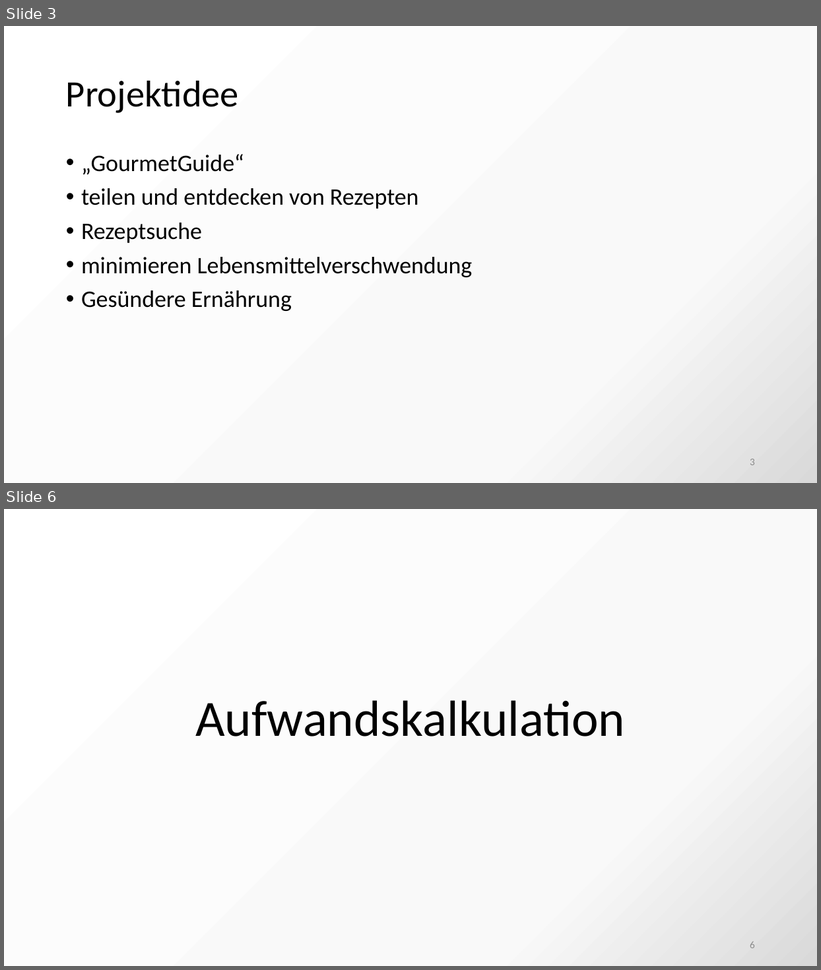
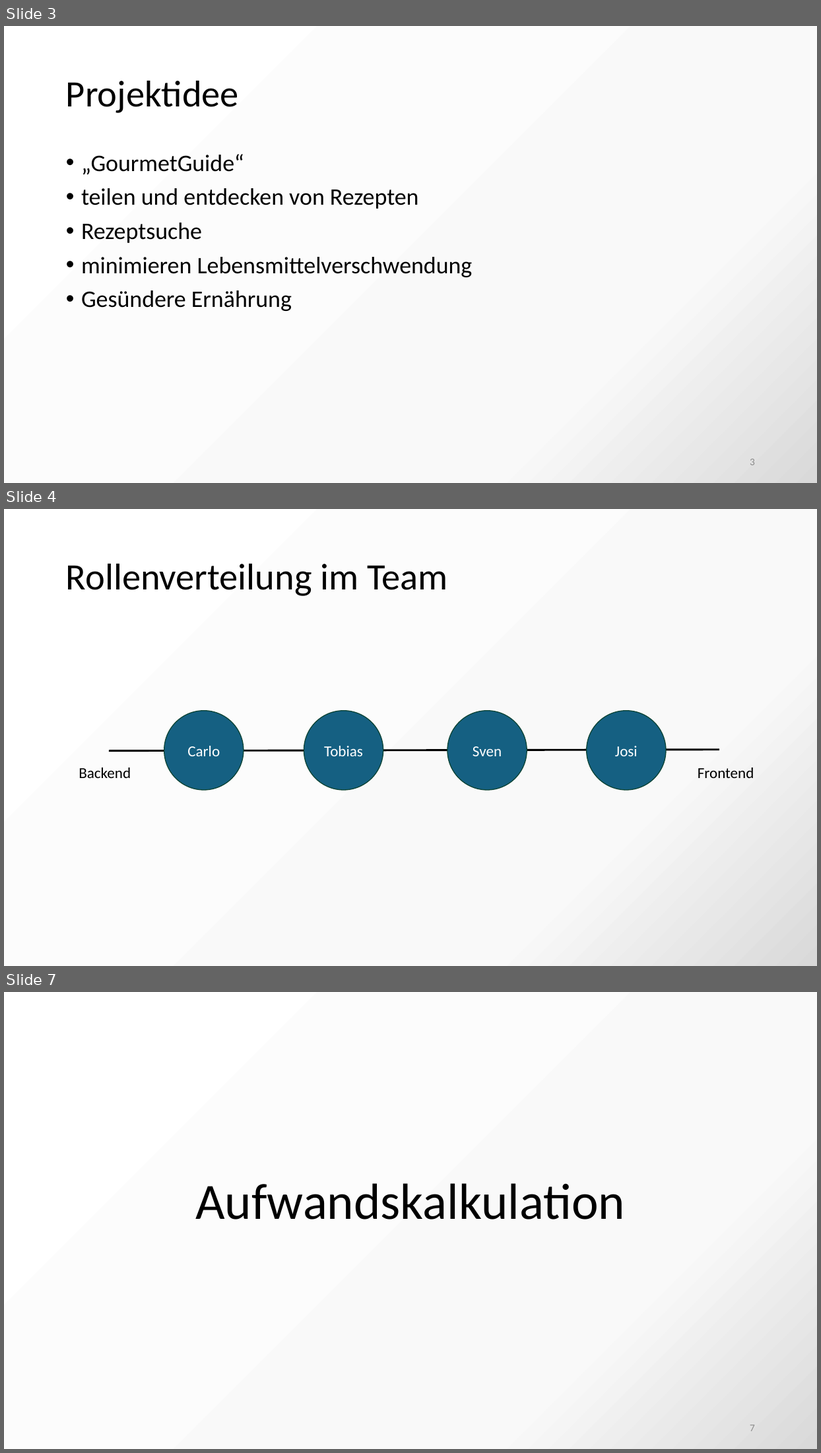
Before and after one commit to Software-Engineering-I-HWR/GourmetGuide, a slide deck: Abschlusspräsentation.pptx. Shown one above the other, each under a label of ours: slides 3 and 6 before the commit, slides 3, 4 and 7 after it; the slides between them are not shown. The pictures are 821x970 and 821x1453 pixels, drawn with LibreOffice and Linux fonts; fonts in the diff are those of the drawing. Boxes give left, top, right and bottom in pixels: in the first picture for what was removed or moved away, otherwise in the second. Text is boxed around its words. In the diff, an @@ line names an element or a change of style, - is before the commit and + after.

```diff
--- a/Abschlusspräsentation.pptx
+++ b/Abschlusspräsentation.pptx
@@ slide 4 added at [4,509,817,966], background gradient #FFFFFF to #F9F9F9 to #D9D9D9 @@
@@ title added at [66,563,448,596], 44 pt, text #000000 @@
+Rollenverteilung im Team
@@ ellipse added at [164,711,244,790], fill #156082, outline #0D4335 1 pt, 18 pt, text #FFFFFF @@
+Carlo
@@ ellipse added at [304,711,384,790], fill #156082, outline #0D4335 1 pt, 18 pt, text #FFFFFF @@
+Tobias
@@ ellipse added at [448,711,527,790], fill #156082, outline #0D4335 1 pt, 18 pt, text #FFFFFF @@
+Sven
@@ ellipse added at [587,711,666,790], fill #156082, outline #0D4335 1 pt, 18 pt, text #FFFFFF @@
+Josi
@@ line added from (109, 751) to (719, 750), #000000 2.25 pt @@
@@ text added at [79,768,131,778], 18 pt, text #000000 @@
+Backend
@@ text added at [698,768,754,778], 18 pt, text #000000 @@
+Frontend
@@ what was slide 6 is now slide 7 @@
@@ page number at [750,1425,755,1432]: text changed @@
-6
+7
```
Also in this commit, not shown: 1 slide changed, 2 other slides added, 2 slides removed.
